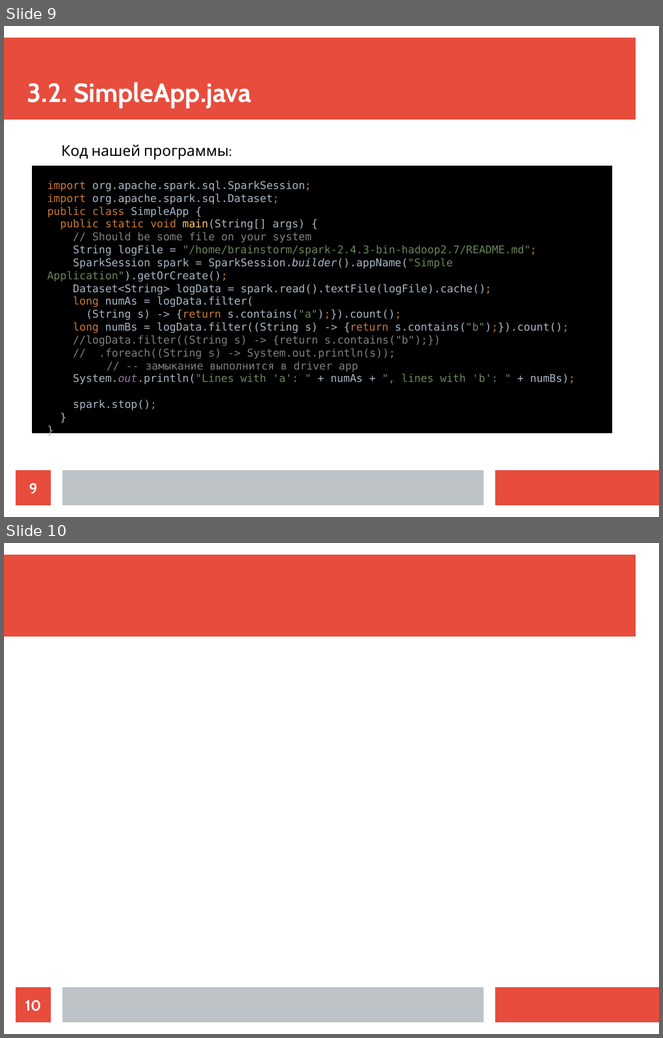
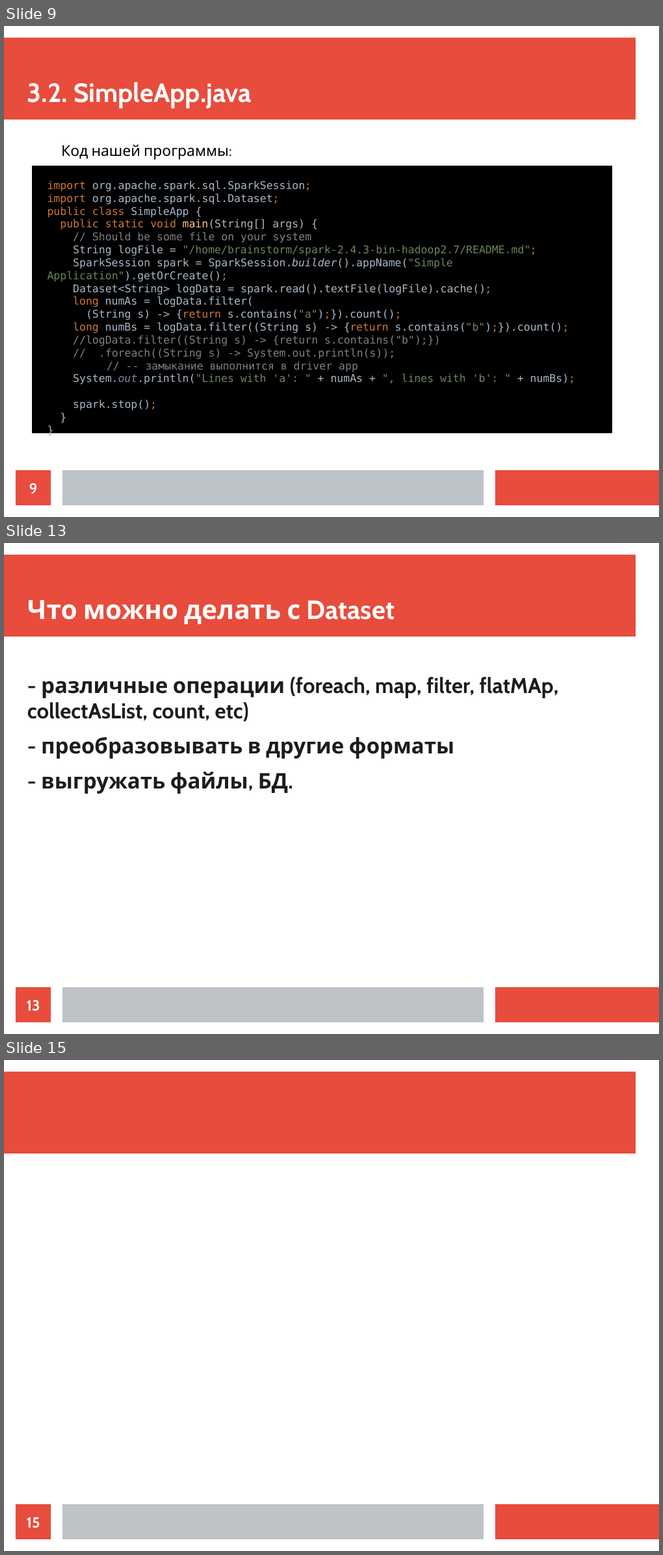
Before and after one commit to ilya1st/spark-samples, a slide deck: report_plan/report.odp. Shown one above the other, each under a label of ours: slides 9 and 10 before the commit, slides 9, 13 and 15 after it; the slides between them are not shown. The pictures are 663x1038 and 663x1555 pixels, drawn with LibreOffice and Linux fonts; fonts in the diff are those of the drawing. Boxes give left, top, right and bottom in pixels: in the first picture for what was removed or moved away, otherwise in the second. Text is boxed around its words. In the diff, an @@ line names an element or a change of style, - is before the commit and + after.

Commit message:
Dataset over

```diff
--- a/report_plan/report.odp
+++ b/report_plan/report.odp
@@ slide 13 added at box(4, 543, 659, 1034), background #FFFFFF; not listed: 3 template elements that a slide beside it also shows @@
@@ title added at box(27, 600, 395, 624), 32 pt, text #FFFFFF, bold @@
+Что можно делать с Dataset
@@ text added at box(27, 677, 559, 794), 26 pt, text #1C1C1C, bold @@
+- различные операции (foreach, map, filter, flatMAp, collectAsList, count, etc)
+- преобразовывать в другие форматы
+- выгружать файлы, БД.
@@ page number added at box(16, 988, 51, 1023), fill #E74C3C, 18 pt, text #FFFFFF, bold @@
+13
@@ what was slide 10 is now slide 15 @@
@@ page number at box(27, 1518, 40, 1529): text changed @@
-10
+15
```
Also in this commit, not shown: 10 other slides added.
